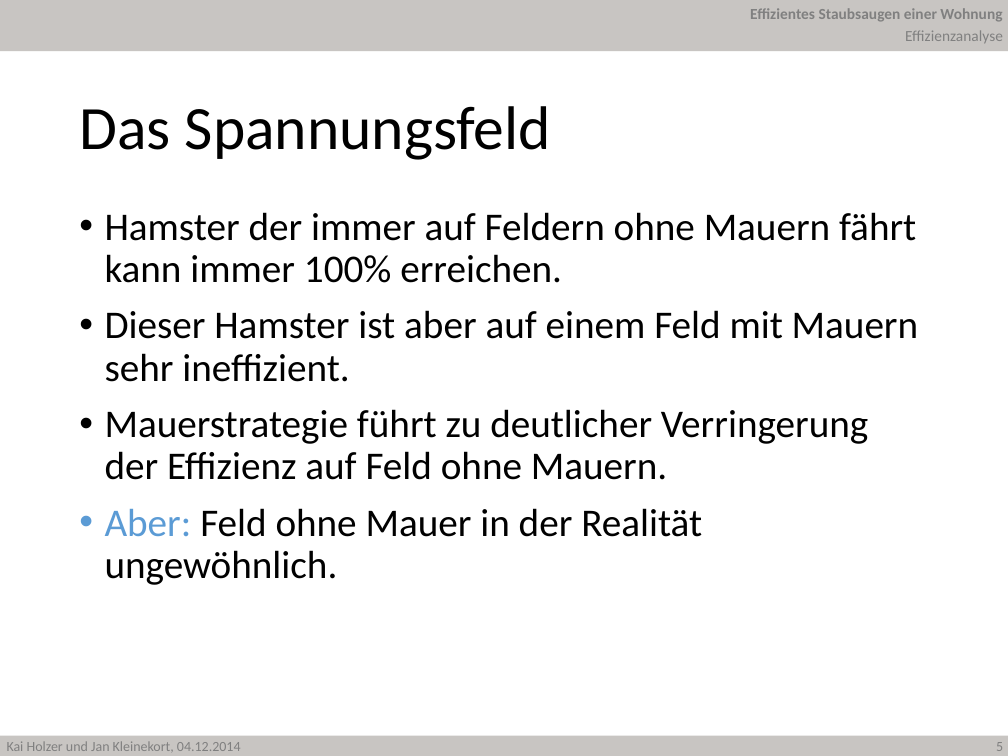
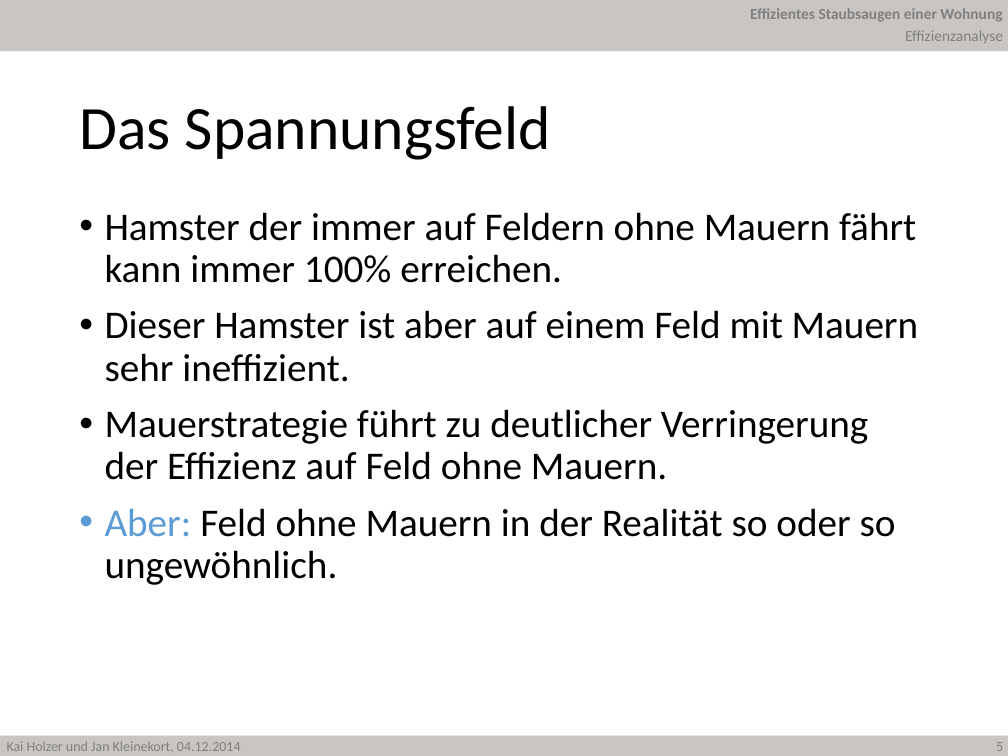
Before and after one commit to JanKl/Hamster, a slide deck: slide 5 of Präsentation/Hamster Holzer Kleinekort.pptx. Drawn at 1008x756 pixels with LibreOffice and Linux fonts; fonts in the diff are those of the drawing; background and template pictures are left out. Boxes give left, top, right and bottom in pixels: in the first picture for what was removed or moved away, otherwise in the second. Text is boxed around its words. In the diff, an @@ line names an element or a change of style, - is before the commit and + after.

```diff
--- a/Präsentation/Hamster Holzer Kleinekort.pptx
+++ b/Präsentation/Hamster Holzer Kleinekort.pptx
@@ text at bbox=[105, 508, 896, 585]: text changed @@
-• Aber: Feld ohne Mauer in der Realität ungewöhnlich.
+• Aber: Feld ohne Mauern in der Realität so oder so ungewöhnlich.
```
Also in this commit, not shown: 7 other slides changed, 1 other file.
